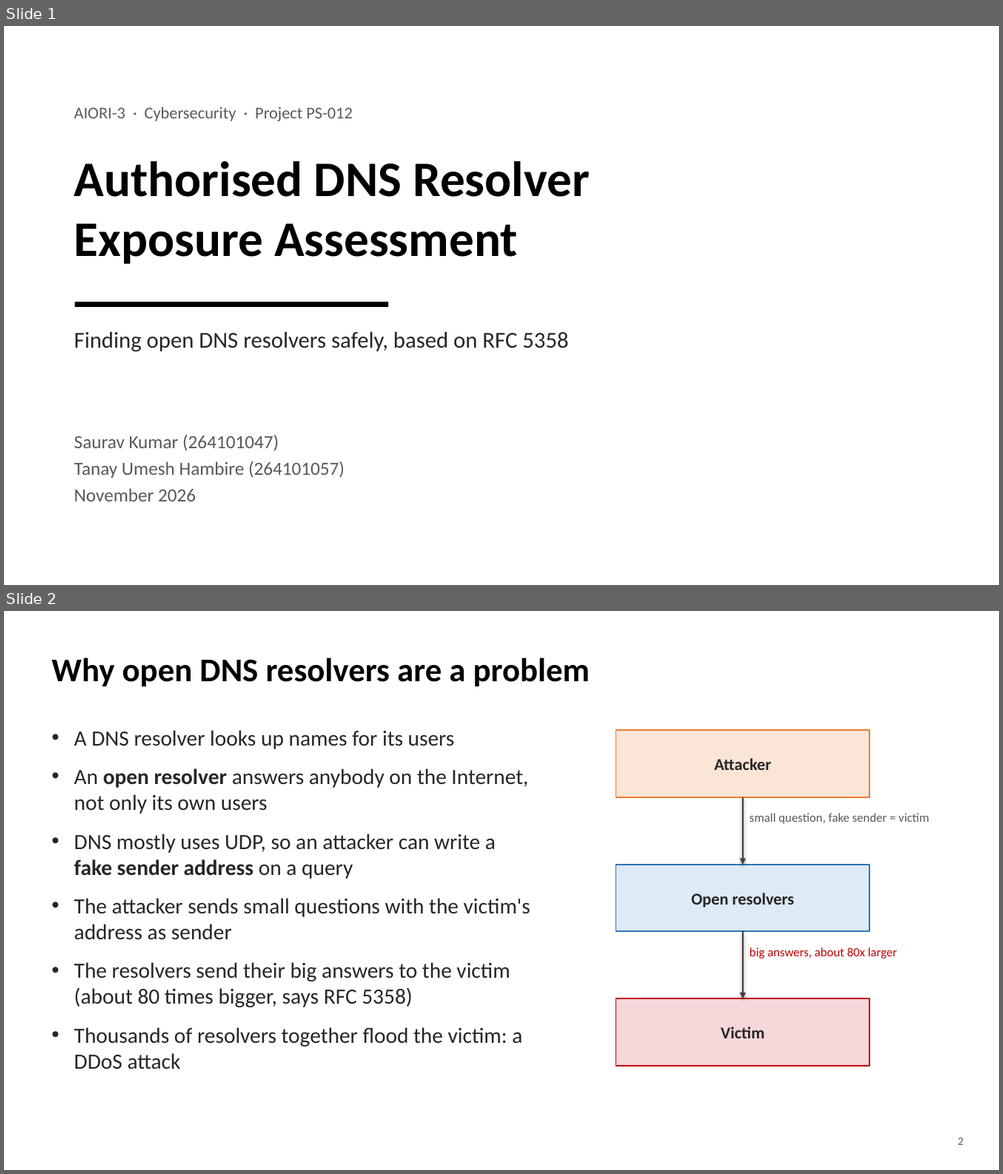
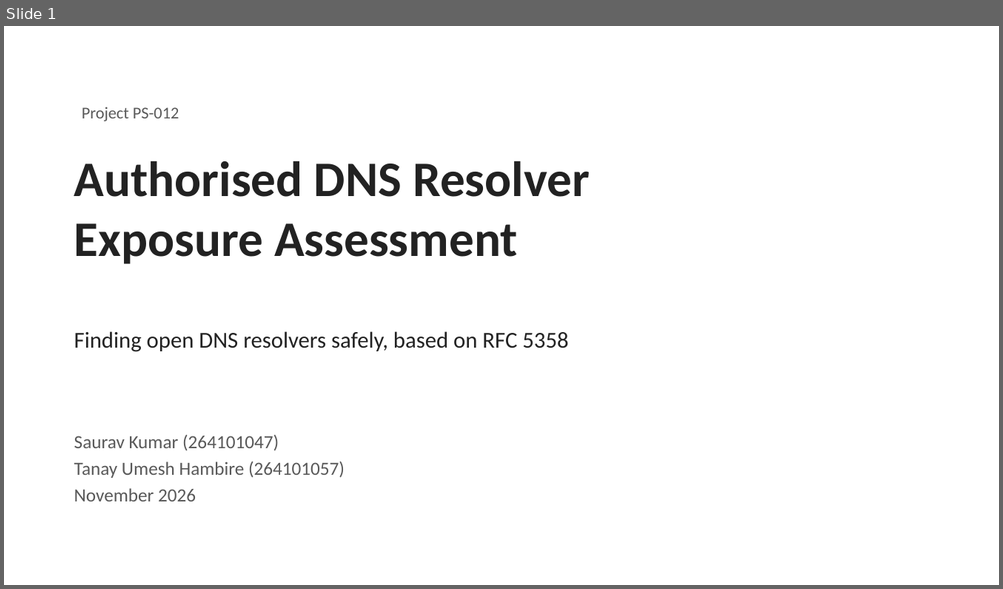
Before and after one commit to saurav-kr1/ps012-dns-resolver-exposure, a slide deck: docs/PS-012_Presentation.pptx. Shown one above the other, each under a label of ours: slides 1 and 2 before the commit, slide 1 after it. The pictures are 1003x1174 and 1003x589 pixels, drawn with LibreOffice and Linux fonts; fonts in the diff are those of the drawing. Boxes give left, top, right and bottom in pixels: in the first picture for what was removed or moved away, otherwise in the second. Text is boxed around its words. In the diff, an @@ line names an element or a change of style, - is before the commit and + after.

```diff
--- a/docs/PS-012_Presentation.pptx
+++ b/docs/PS-012_Presentation.pptx
@@ slide 2 removed at (4, 611, 999, 1170), background #FFFFFF @@
@@ text removed at (51, 658, 590, 686) @@
-Why open DNS resolvers are a problem
@@ text removed at (74, 730, 530, 1070) @@
-• A DNS resolver looks up names for its users
-• An open resolver answers anybody on the Internet, not only its own users
-• DNS mostly uses UDP, so an attacker can write a fake sender address on a query
-• The attacker sends small questions with the victim's address as sender
-• The resolvers send their big answers to the victim (about 80 times bigger, says RFC 5358)
-• Thousands of resolvers together flood the victim: a DDoS attack
@@ rectangle removed at (616, 730, 870, 797) @@
-Attacker
@@ arrow removed from (743, 797) to (743, 865) @@
@@ text removed at (749, 813, 928, 824) @@
-small question, fake sender = victim
@@ rectangle removed at (616, 865, 870, 932) @@
-Open resolvers
@@ arrow removed from (743, 932) to (743, 999) @@
@@ text removed at (749, 948, 896, 959) @@
-big answers, about 80x larger
@@ rectangle removed at (616, 999, 870, 1066) @@
-Victim
@@ text removed at (957, 1138, 963, 1145) @@
-2
@@ slide 1 changed as well @@
@@ text at (82, 107, 179, 121): text changed @@
-AIORI-3 · Cybersecurity · Project PS-012
+Project PS-012
@@ text "Authorised DNS Resolver" at (74, 161, 589, 264): text colour #000000 to #222222 @@
@@ rectangle removed at (75, 302, 388, 307) @@
```
Also in this commit, not shown: 9 other slides changed, 6 slides added, 4 other slides removed, 1 other file.
